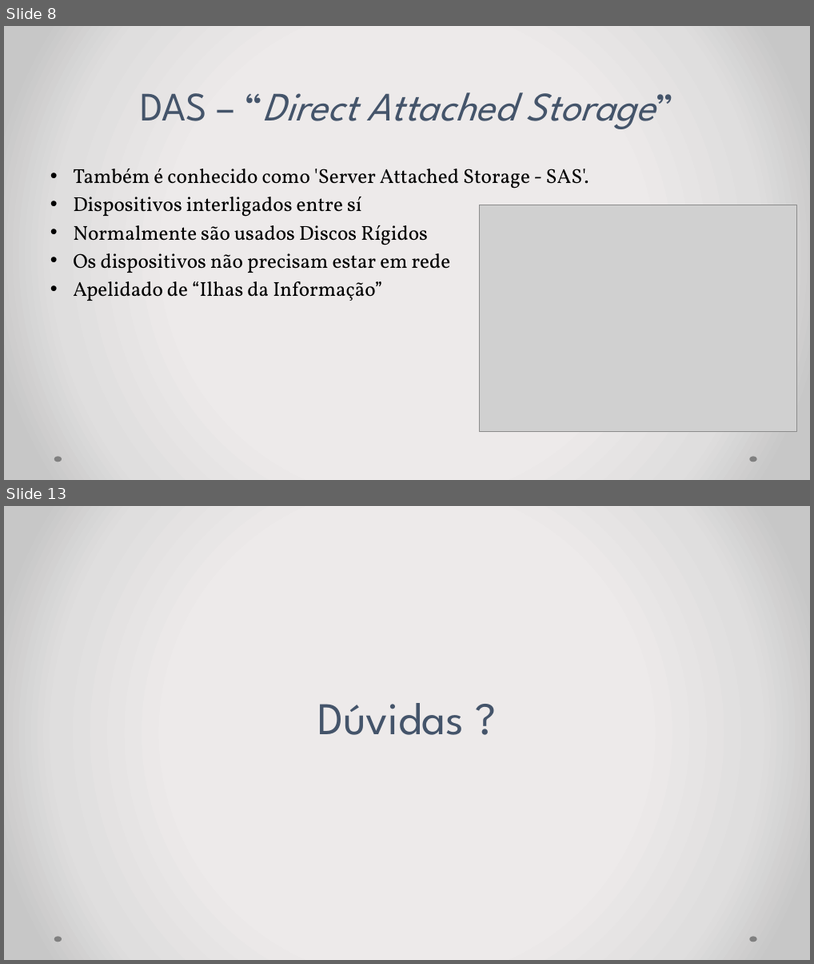
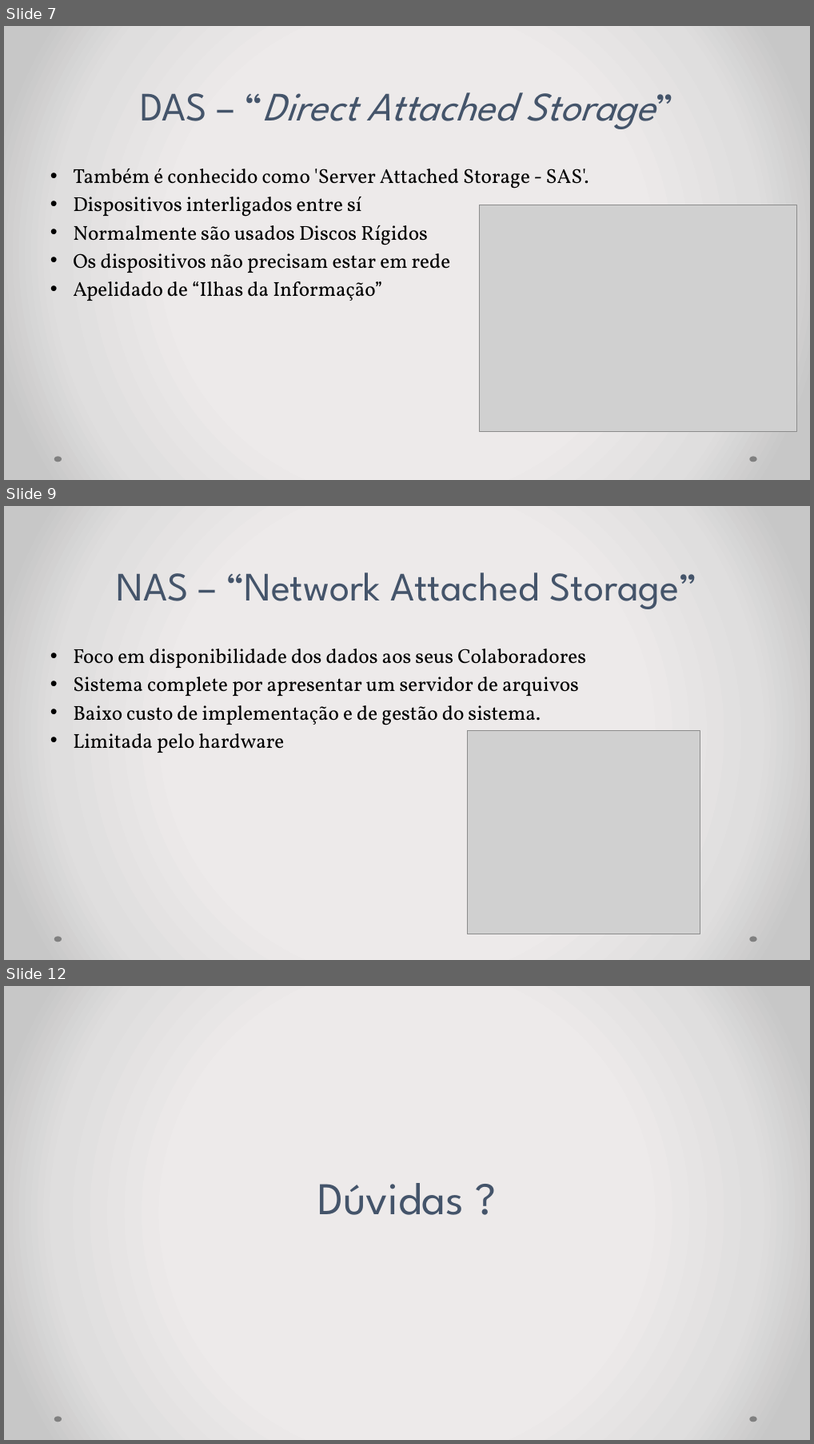
Before and after one commit to IHMHR/Arquitetura-de-Computadores, a slide deck: ApresentacaoArmazenamento.pptx. Shown one above the other, each under a label of ours: slides 8 and 13 before the commit, slides 7, 9 and 12 after it; the slides between them are not shown. The pictures are 814x964 and 814x1444 pixels, drawn with LibreOffice and Linux fonts; fonts in the diff are those of the drawing; grey boxes stand for pictures. Boxes give left, top, right and bottom in pixels: in the first picture for what was removed or moved away, otherwise in the second. Text is boxed around its words. In the diff, an @@ line names an element or a change of style, - is before the commit and + after.

```diff
--- a/ApresentacaoArmazenamento.pptx
+++ b/ApresentacaoArmazenamento.pptx
@@ slide 9 added at (4, 506, 810, 960), background gradient #EDEBEB to #E0DEDE to #C9C7C7; not listed: 2 template elements that a slide beside it also shows @@
@@ title added at (116, 572, 698, 609), 48 pt, text #44546A @@
+NAS – “Network Attached Storage”
@@ text added at (73, 648, 586, 752), 24 pt, text #000000 @@
+• Foco em disponibilidade dos dados aos seus Colaboradores
+• Sistema complete por apresentar um servidor de arquivos
+• Baixo custo de implementação e de gestão do sistema.
+• Limitada pelo hardware
@@ picture added at (468, 731, 701, 933) @@
@@ what was slide 8 is now slide 7 @@
@@ what was slide 13 is now slide 12 @@
```
Also in this commit, not shown: 2 slides changed, 2 other slides added, 4 slides removed, 3 other files.
